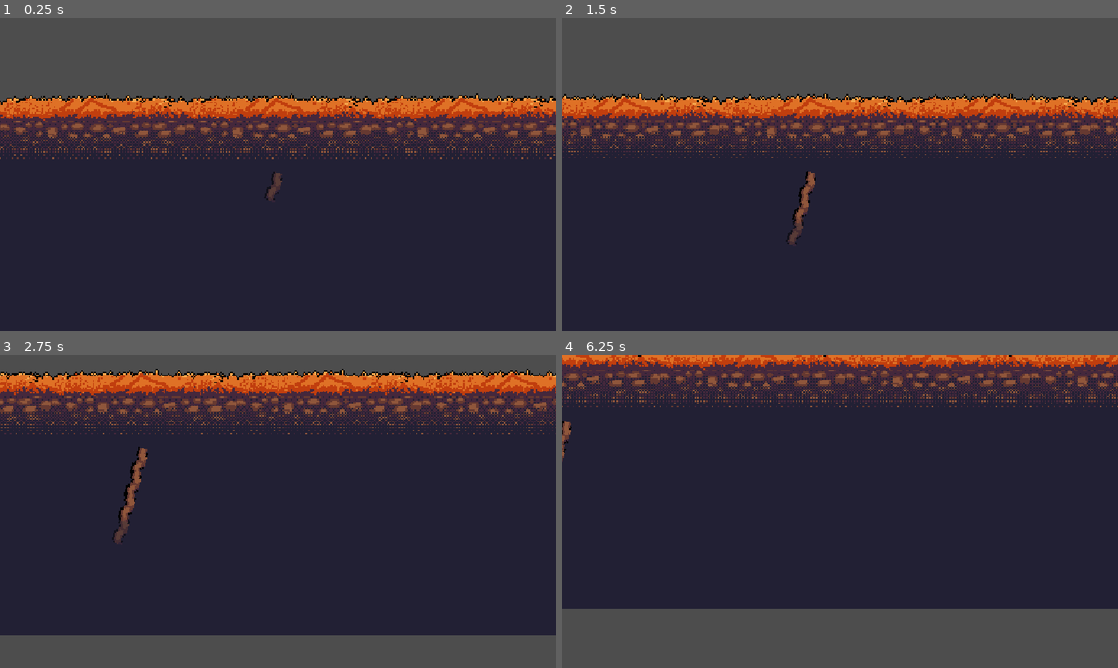
Above: before the commit, frames 1-4 (two rows, left to right).
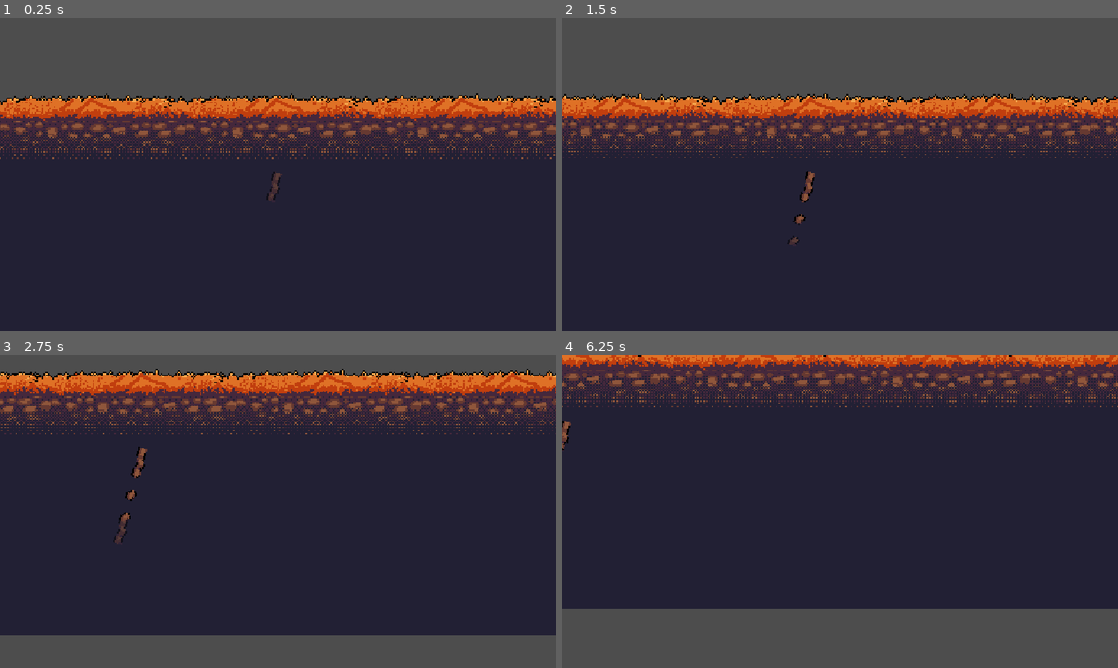
Above: after the commit, the same moments.

Repository: avycado13/cozyfall-game
Game: Godot game, scene res://scenes/main.tscn
The game is run twice, just before and just after one commit, with the same random seed, the same clock (stepped at 60 frames per second) and the same inputs.
Inputs:
- Up to frame 1 (0.25 s): no input
- Up to frame 2 (1.5 s): tap Enter (ui_accept) at 0.5, 0.77 s; hold Right (right) 0.53-1.28 s; hold Down (down) from 1.28 s (still down)
- Up to frame 3 (2.75 s): tap Enter (ui_accept) at 1.52 s; release Down (down) at 2.03 s; hold Right (right) from 2.03 s (still down)
- Up to frame 4 (6.25 s): release Right (right) at 2.78 s; hold Up (up) 2.78-3.53 s; tap Enter (ui_accept) at 3.02, 3.77, 4.52, 6.02 s; hold Left (left) 3.53-5.03 s; hold Down (down) 5.03-5.78 s; hold Right (right) from 5.78 s (still down)

The runs differ from the first frame. In frame 1, less than 0.1% of the frame differs, in the area x 47-51%, y 50-58%; in frame 2, 0.3%; in frame 3, 0.4%, in the area x 20-27%, y 31-60%; in frame 4, less than 0.1%.

Commit message:
i added different types of roots and stuff

Diff:
--- a/project.godot
+++ b/project.godot
@@ -18,7 +18,6 @@
 [display]
 
 window/size/mode=2
-window/size/resizable=false
 window/stretch/mode="canvas_items"
 window/stretch/aspect="expand"
 
--- /dev/null
+++ b/scenes/stick.gd
@@ -0,0 +1,21 @@
+extends Area2D
+
+var root1 = load("res://assets/roots/roots1.png")
+var root2 = load("res://assets/roots/roots2.png")
+var root3 = load("res://assets/roots/roots3.png")
+var random_texture = 0
+# Called when the node enters the scene tree for the first time.
+func _ready() -> void:
+	random_texture = int(randf_range(1,4))
+	print(random_texture)
+	match random_texture:
+		1:
+			$TextureRect.texture = root1
+		2:
+			$TextureRect.texture = root2
+		3:
+			$TextureRect.texture = root3
+
+# Called every frame. 'delta' is the elapsed time since the previous frame.
+func _process(delta: float) -> void:
+	pass
--- a/scenes/stick.tscn
+++ b/scenes/stick.tscn
@@ -1,11 +1,13 @@
 [gd_scene format=3 uid="uid://debqdomvles3v"]
 
 [ext_resource type="Texture2D" uid="uid://deh6k0d1wf7ol" path="res://assets/aseprite files/root.png" id="1_i3vek"]
+[ext_resource type="Script" uid="uid://d1vdti36cv5jg" path="res://scenes/stick.gd" id="1_ld7er"]
 
 [sub_resource type="RectangleShape2D" id="RectangleShape2D_tq6n8"]
 size = Vector2(2, 18)
 
 [node name="stick" type="Area2D" unique_id=1425055387]
+script = ExtResource("1_ld7er")
 
 [node name="CollisionShape2D" type="CollisionShape2D" parent="." unique_id=537615371]
 position = Vector2(0, 8)
--- a/scripts/ground.gd
+++ b/scripts/ground.gd
@@ -1,7 +1,7 @@
 extends Parallax2D
 
 func _ready() -> void:
-	print($"../Camera Man".Camera.zoom)
+	#print($"../Camera Man".Camera.zoom)
 	var viewport_size := get_viewport_rect().size
 	var viewport_height := viewport_size.y / 1
 	var viewport_width := viewport_size.x / 1
--- a/scripts/roots.gd
+++ b/scripts/roots.gd
@@ -12,7 +12,7 @@
 # Called every frame. 'delta' is the elapsed time since the previous frame.
 func _process(delta: float) -> void:
 
-	print(rad_to_deg(instance.rotation ))
+	#print(rad_to_deg(instance.rotation ))
 
 	if Input.is_action_just_pressed("ui_accept"):
 		current_pos -= Vector2(sin(instance.rotation),-cos(instance.rotation)) * 16
Binary file changed: assets/aseprite files/roots.aseprite
Binary file added: assets/roots/roots1.png
Not shown, added: assets/roots/roots1.png.import
Binary file added: assets/roots/roots2.png
Not shown, added: assets/roots/roots2.png.import
Binary file added: assets/roots/roots3.png
Not shown, added: assets/roots/roots3.png.import
Not shown, added: scenes/stick.gd.uid
